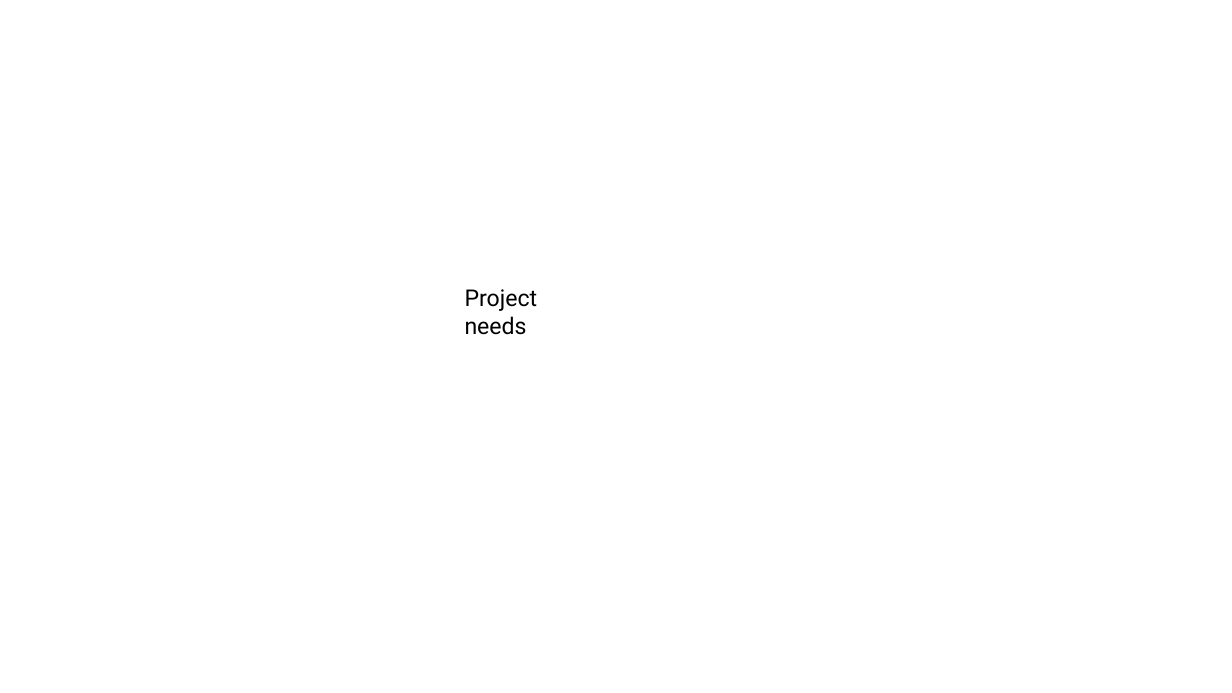
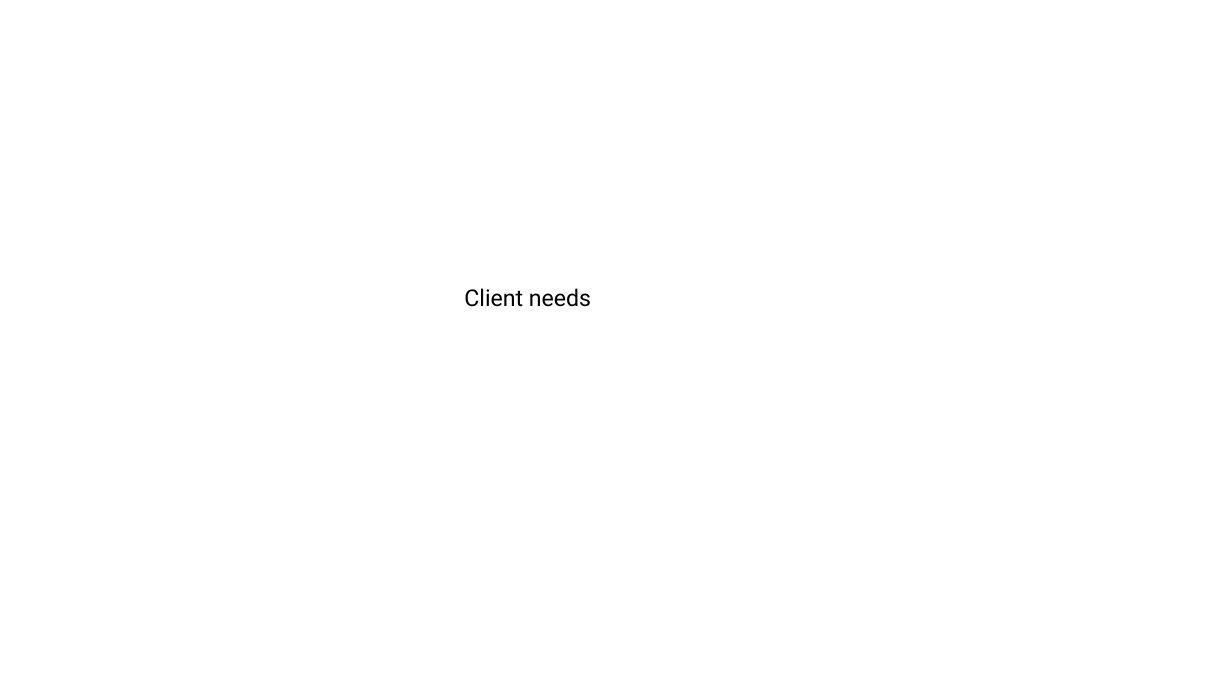
Before and after one commit to smutrux/prog1180, a slide deck: slide 9 of Deliverables/Presentation1.pptx (slide 5 before the commit). Drawn at 1232x693 pixels with LibreOffice and Linux fonts; fonts in the diff are those of the drawing. Boxes give left, top, right and bottom in pixels: in the first picture for what was removed or moved away, otherwise in the second. Text is boxed around its words. In the diff, an @@ line names an element or a change of style, - is before the commit and + after.

```diff
--- a/Deliverables/Presentation1.pptx
+++ b/Deliverables/Presentation1.pptx
@@ text at bbox=[464, 288, 591, 307]: text changed @@
-Project needs
+Client needs
```
Also in this commit, not shown: 10 slides added, 4 slides removed, 2 other files.
